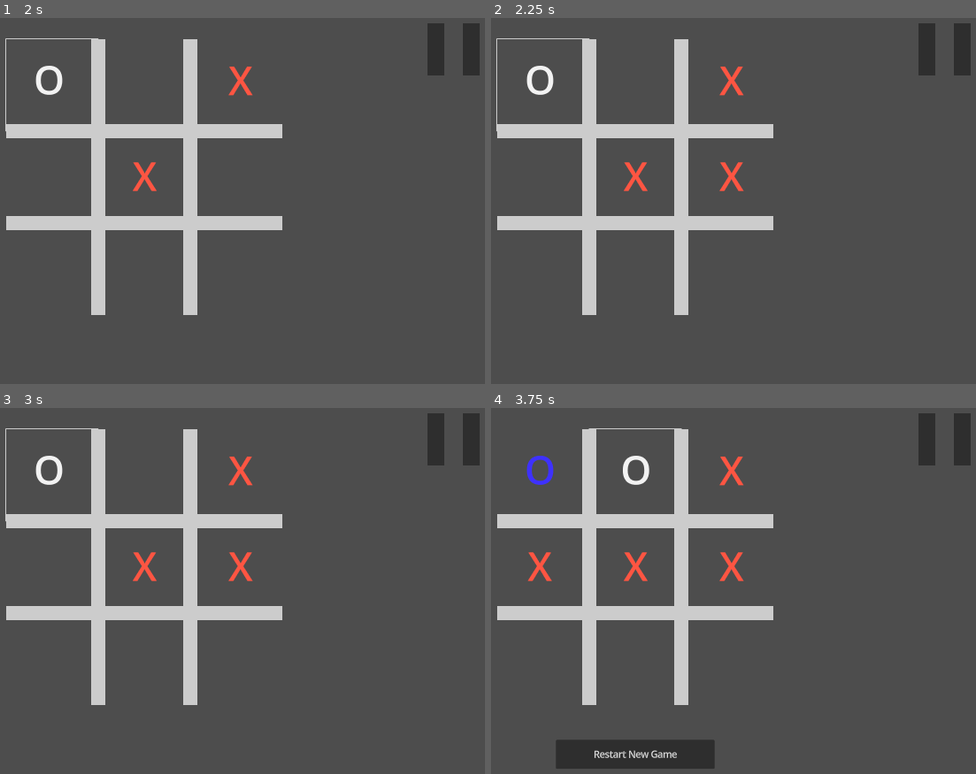
Above: before the commit, frames 1-4 (two rows, left to right).
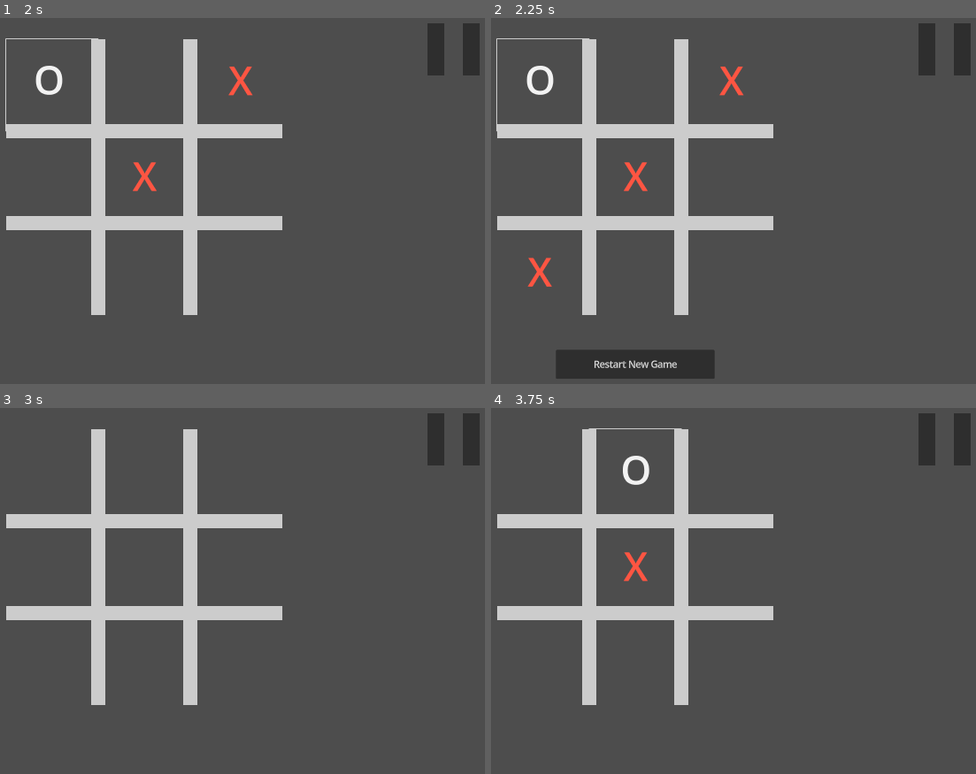
Above: after the commit, the same moments.

Repository: AlixBarreaux/tic-tac-two
Game: Godot game, scene res://scenes/main_menu.tscn
Two runs of this game, one before a commit and one after it. Both use one fixed random seed, a clock stepped at 60 frames per second and the inputs below.
Inputs (mouse positions are in pixels of both pictures, inside the frame that each line leads up to):
- Up to frame 1 (2 s): click "Singleplayer" at 0.5 s; click (53, 83) at 1.25 s
- Up to frame 2 (2.25 s): click "O" at 2 s
- Up to frame 3 (3 s): click (145, 755) at 2.75 s, where only the run after the commit has a clickable "Restart New Game"
- Up to frame 4 (3.75 s): click (636, 473) at 3.5 s

Frame 1 is identical in both runs. In frame 2, 2.8% of the frame differs, in the area x 7-53%, y 39-99%; in frame 3, 0.8%; in frame 4, 3.2%, in the area x 7-53%, y 13-99%.

Commit message:
Feat: Check for 2 cells alignments
If PlayerAI owns 2 cells it'll win on the next turn.

Diff:
--- a/scripts/player_ai.gd
+++ b/scripts/player_ai.gd
@@ -1,10 +1,15 @@
 extends Node
 class_name PlayerAI
 
+### It directly clicks on a ButtonCell in the UI
+### just like the player except it can bypass the "disabled" mode of the UI.
 
 @onready var board: Board = %Board
 
 var player_id: int = 2
+var opponent_player_id: int = 1
+
+var is_game_over = false
 
 
 func check_if_its_turn_to_play() -> void:
@@ -20,20 +25,14 @@
 	# If Game mode singleplayer, AI won't do anything.
 	if Global.game_mode == EnumGameModes.GameModes.Multiplayer:
 		return
-
-	print("Board assigned cell! Global id: ", Global.current_player_id, " VS player_id: ", player_id)
-
+	#print("Board assigned cell! Global id: ", Global.current_player_id, " VS player_id: ", player_id)
 	self.check_if_its_turn_to_play()
 
 
-var is_game_over = false
-
-
 func on_new_game_started() -> void:
-	print(self.name, ": Game restarted, reset game over to false!")
+	#print(self.name, ": Game restarted, reset game over to false!")
 	is_game_over = false
-
-	print("Game started! Global id: ", Global.current_player_id, " VS player_id: ", player_id)
+	#print("Game started! Global id: ", Global.current_player_id, " VS player_id: ", player_id)
 	self.check_if_its_turn_to_play()
 
 
@@ -55,7 +54,7 @@
 
 
 func pick_cell(idx: int) -> void:
-	print(self.name, ": CLICK!")
+	#print(self.name, ": CLICK!")
 	board.click_button_cell(idx)
 
 
@@ -69,7 +68,6 @@
 			else:
 				random_cell_index += 1
 			continue
-
 		pick_cell(random_cell_index)
 		break
 
@@ -82,14 +80,88 @@
 	pass
 
 
+func complete_three_cells_alignment() -> void:
+	pass
+
+
 func play_turn() -> void:
-	print(self.name, ": Play turn!")
-	self.pick_random_cell()
+	if Global.turn_counter == 1:
+		print("First turn! Pick a random cell")
+		self.pick_random_cell()
+	else:
+		# Can I win the next turn?
+		print(board.cells)
 
-	#if Global.turn_counter == 1:
-		#self.pick_random_cell()
-	#elif Global.turn_counter == 2:
-		#pass
+		var board_line_to_check: Array = []
+
+
+		for winning_line_array in BoardUtils.get_winning_cell_lines():
+			#print(line_to_check, " VS ", winning_line_array)
+
+			print("\nWinning array: ", winning_line_array)
+
+			for winning_cell_index in winning_line_array:
+				board_line_to_check.append(board.cells[winning_cell_index])
+
+			print("Constructed array: ", board_line_to_check)
+
+
+			var iterations_count: int = 0
+			var neutral_cell_index: int = 2
+			var neutral_cell_detected: bool = false
+			var owned_cell_detected: bool = false
+
+			for cell_to_check in board_line_to_check:
+				iterations_count += 1
+				print("Iterations count: ", iterations_count)
+
+				print("board.cells[] index: ", cell_to_check, " - and value: ", cell_to_check)
+
+				if cell_to_check == opponent_player_id:
+					print("Opponent already has a cell: ", cell_to_check)
+					break
+
+				elif cell_to_check == EnumCellOwners.CellOwners.NEUTRAL:
+					if neutral_cell_detected:
+						print("2 neutral cells were detected! Cell: ", cell_to_check)
+						break
+					neutral_cell_index = iterations_count - 1
+					neutral_cell_detected = true
+					continue
+				else:
+					if not owned_cell_detected:
+						print("One owned cell detected!")
+						owned_cell_detected = true
+						continue
+					print("2 owned cells detected!")
+
+					print("+++++++++++++++ I have an alignment of 2!")
+					print("+++ Combination: ", winning_line_array)
+					print("+++ Owned cells in this combination: ", board_line_to_check)
+					print("+++ I must take the neutral cell: ", neutral_cell_index)
+
+					print("+++ The neutral cell in the combination is 0: ", board_line_to_check[neutral_cell_index])
+					print("+++ The neutral cell index in the combination is: ", winning_line_array[neutral_cell_index])
+
+					var final_board_index: int = winning_line_array[neutral_cell_index]
+					print("+++ Index to use in board.cells: ", final_board_index)
+
+					print("+++ Taking neutral cell in board at index: ", board.cells[final_board_index])
+					pick_cell(final_board_index)
+					return
+
+			print("Can't find 2 of my cells cells aligned in this line.")
+
+			board_line_to_check = []
+		print("I can't find any way to win.")
+		pick_random_cell()
+
+## TODO: REUSE THIS 2 ALIGNMENT CHECK TO USE FOR BOTH WINNING AND COUNTERING
+
+
+# Should I counter my opponent?
+# Align
+
 
 	# TODO: SHARE CODE BETWEEN PlayerAI and Board!
 	# Detect opponent's alignment
